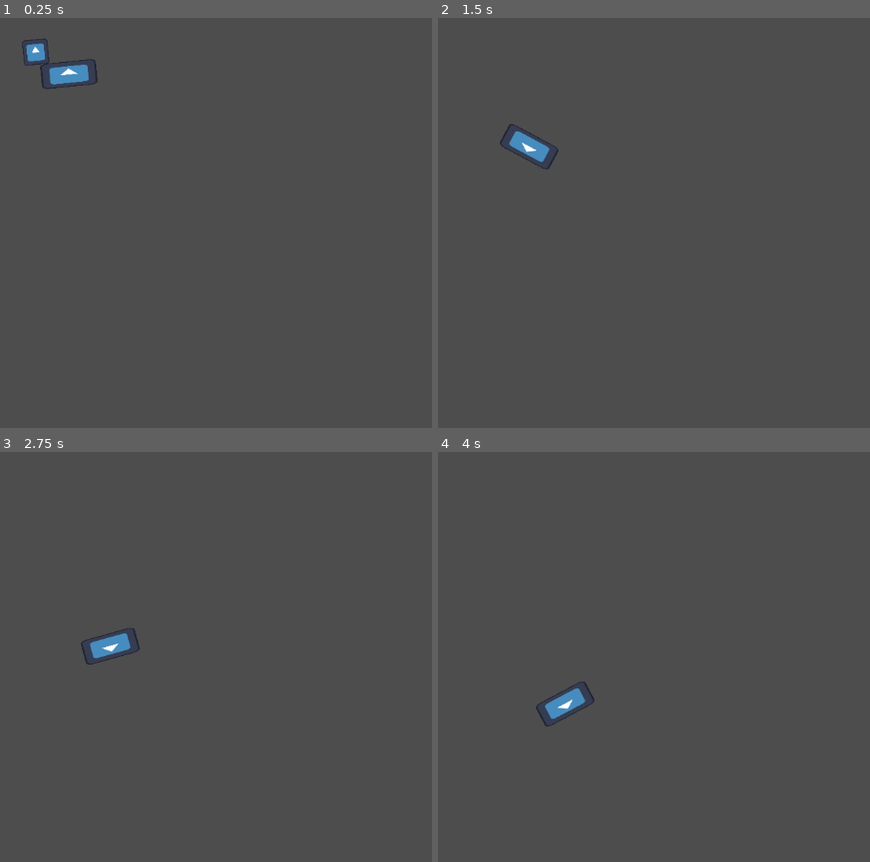
Above: before the commit, frames 1-4 (two rows, left to right).
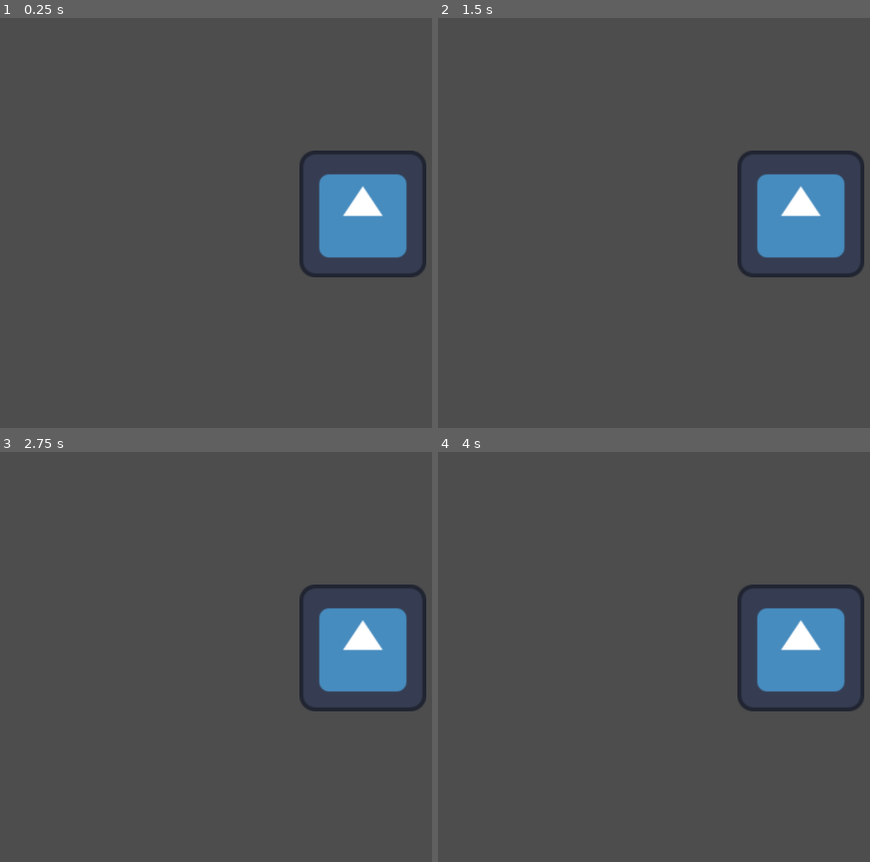
Above: after the commit, the same moments.

Repository: ForkelousAlen/factory-framework
Game: Godot game, scene res://sences/sence.tscn
Two runs of this game, one before a commit and one after it. Both use one fixed random seed, a clock stepped at 60 frames per second and the inputs below. The engine's default icon, where the game draws it, is replaced by a stand-in: a white triangle on a blue panel in a dark square.
Inputs (mouse positions are in pixels of both pictures, inside the frame that each line leads up to):
- Up to frame 1 (0.25 s): no input
- Up to frame 2 (1.5 s): move the mouse to (outside the picture) at 0.52 s; click (outside the picture) at 0.67 s; drag from (649, 235) to (762, 300) at 1.27 s
- Up to frame 3 (2.75 s): move the mouse to (outside the picture) at 2.02 s; click (outside the picture) at 2.17 s
- Up to frame 4 (4 s): drag from (762, 734) to (571, 583) at 2.77 s; move the mouse to (outside the picture) at 3.52 s; click (outside the picture) at 3.67 s

The runs differ from the first frame. In frame 1, 6.1% of the frame differs, in the area x 5-99%, y 4-64%; in frame 2, 5.9%; in frame 3, 5.9%; in frame 4, 5.9%.

Commit message:
更改GodHand，使其能够适配Camera2D

Diff:
--- a/scripts/utilities/god_hand.gd
+++ b/scripts/utilities/god_hand.gd
@@ -24,7 +24,6 @@
 	raycast.global_position = grab_position
 	raycast.target_position = Vector2.ZERO
 	raycast.force_raycast_update()
-	print(raycast.is_colliding())
 
 	if raycast.is_colliding():
 		var collider = raycast.get_collider()
--- a/scripts/utilities/god_hand_mouse.gd
+++ b/scripts/utilities/god_hand_mouse.gd
@@ -4,14 +4,22 @@
 	pass
 
 func _process(_delta: float) -> void:
-	var viewport = get_viewport()
-	var global_mouse_pos = viewport.global_canvas_transform * viewport.get_mouse_position()
-	update_grab(global_mouse_pos)
+	update_grab(get_mouse_global_position())
 
 func _input(event: InputEvent):
 	if event is InputEventMouseButton:
 		if event.button_index == MOUSE_BUTTON_LEFT:
 			if event.pressed:
-				start_grab(event.position)
+				start_grab(get_mouse_global_position())
 			else:
 				end_grab()
+
+func get_mouse_global_position():
+	var viewport = get_viewport()
+	var camera = viewport.get_camera_2d()
+	var mouse_screen_pos = viewport.get_mouse_position()
+	var viewport_size = viewport.get_visible_rect().size
+	var mouse_global_pos = \
+		viewport.global_canvas_transform * \
+		((mouse_screen_pos - viewport_size / 2) / camera.zoom)
+	return mouse_global_pos
--- a/sences/sence.tscn
+++ b/sences/sence.tscn
@@ -7,38 +7,25 @@
 [sub_resource type="CanvasTexture" id="CanvasTexture_s30tc"]
 diffuse_texture = ExtResource("2_10ox5")
 
-[sub_resource type="RectangleShape2D" id="RectangleShape2D_mwwen"]
-size = Vector2(38.5, 38.5)
-
 [sub_resource type="RectangleShape2D" id="RectangleShape2D_10ox5"]
-size = Vector2(84, 38)
+size = Vector2(130, 127)
 
 [node name="Sence" type="Node2D"]
 
-[node name="RigidBody2D" type="RigidBody2D" parent="."]
-position = Vector2(83, 54)
-input_pickable = true
-script = ExtResource("1_mwwen")
+[node name="Camera2D" type="Camera2D" parent="."]
+zoom = Vector2(1.5, 1.5)
+editor_draw_limits = true
+editor_draw_drag_margin = true
 
-[node name="Sprite2D" type="Sprite2D" parent="RigidBody2D"]
-scale = Vector2(0.3, 0.3)
-texture = SubResource("CanvasTexture_s30tc")
-
-[node name="CollisionShape2D" type="CollisionShape2D" parent="RigidBody2D"]
-position = Vector2(-0.25, 0.25)
-shape = SubResource("RectangleShape2D_mwwen")
-
-[node name="RigidBody2D2" type="RigidBody2D" parent="."]
-position = Vector2(130, 109)
-input_pickable = true
+[node name="Machine" type="RigidBody2D" parent="."]
 gravity_scale = 0.0
 script = ExtResource("1_mwwen")
 
-[node name="Sprite2D" type="Sprite2D" parent="RigidBody2D2"]
-scale = Vector2(0.66000485, 0.3)
+[node name="Sprite2D" type="Sprite2D" parent="Machine"]
 texture = SubResource("CanvasTexture_s30tc")
 
-[node name="CollisionShape2D" type="CollisionShape2D" parent="RigidBody2D2"]
+[node name="CollisionShape2D" type="CollisionShape2D" parent="Machine"]
+position = Vector2(1, -0.5)
 shape = SubResource("RectangleShape2D_10ox5")
 
 [node name="GodHandMouse" type="StaticBody2D" parent="."]
Not shown: 1 places in sences/sence.tscn that only renumber resources
Not shown, added: .nomedia
